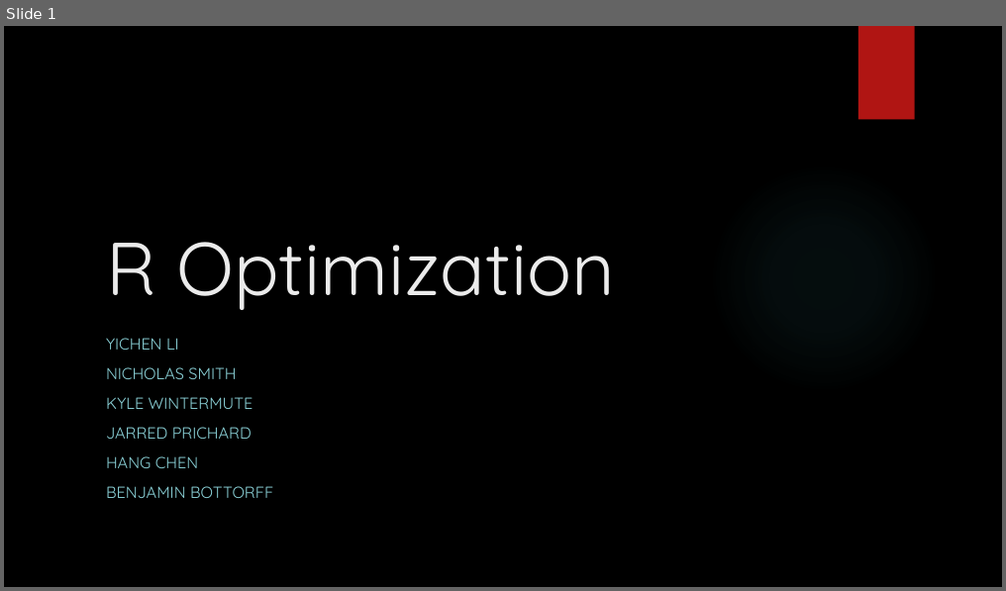
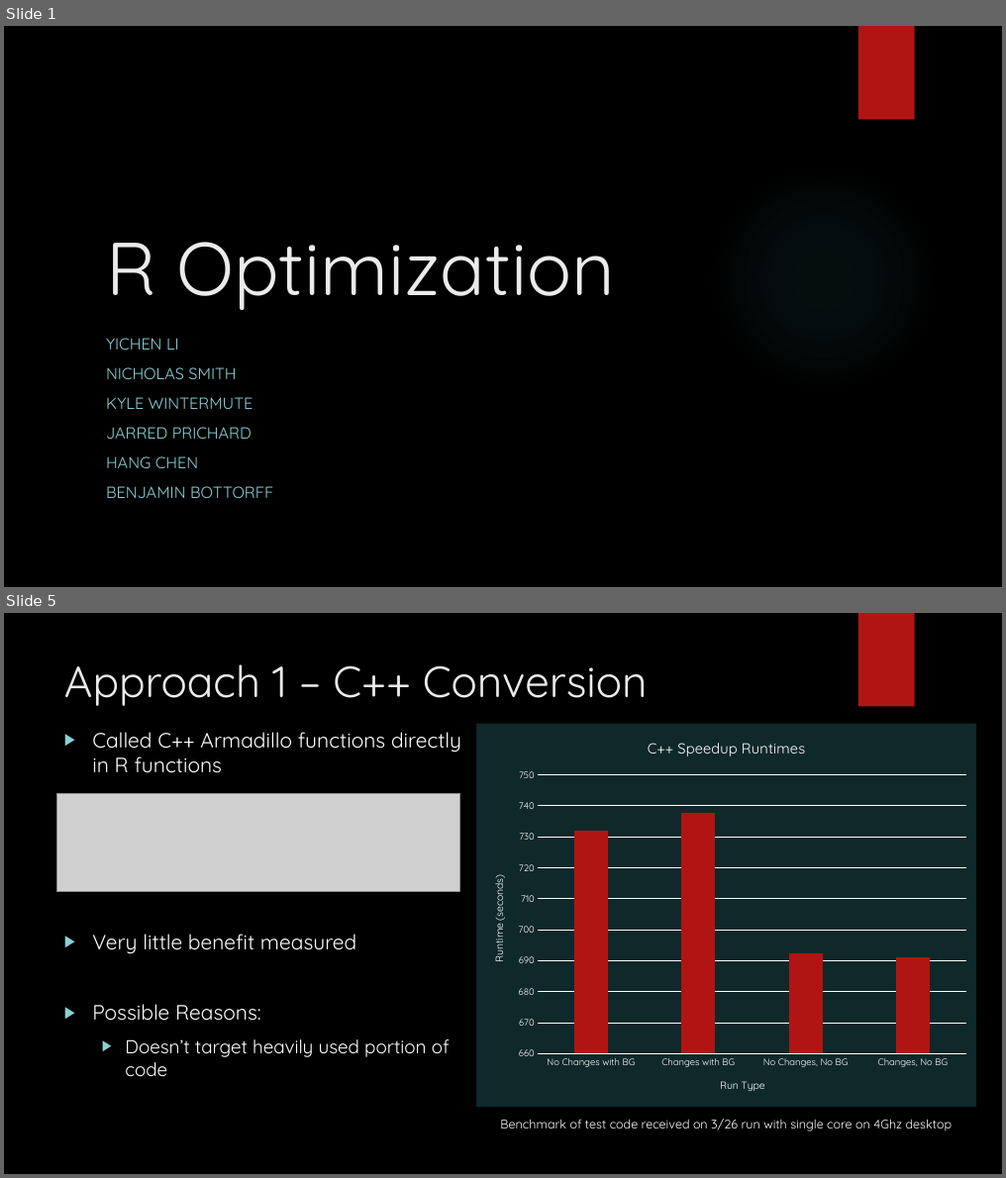
Before and after one commit to KWintermute/smp-project, a slide deck: se2presentation.pptx. Shown one above the other, each under a label of ours: slide 1 before the commit, slides 1 and 5 after it; the slides between them are not shown. The pictures are 1006x591 and 1006x1178 pixels, drawn with LibreOffice and Linux fonts; fonts in the diff are those of the drawing; grey boxes stand for pictures; background and template pictures are left out. Boxes give left, top, right and bottom in pixels: in the first picture for what was removed or moved away, otherwise in the second. Text is boxed around its words. In the diff, an @@ line names an element or a change of style, - is before the commit and + after.

```diff
--- a/se2presentation.pptx
+++ b/se2presentation.pptx
@@ slide 5 added at (4,613,1002,1174), background picture (left out); not listed: 2 template elements that a slide beside it also shows @@
@@ title added at (64,664,648,706), 42 pt, text #EBEBEB @@
+Approach 1 – C++ Conversion
@@ column chart added at (476,724,976,1108) @@
+title "C++ Speedup Runtimes "
+categories: No Changes with BG, Changes with BG, No Changes, No BG, Changes, No BG
+Series 1: 730, 740, 690, 690
@@ text added at (92,732,461,1076), 20 pt, text #FFFFFF @@
+▶ Called C++ Armadillo functions directly in R functions
+▶ Very little benefit measured
+▶ Possible Reasons:
+  ▶ Doesn’t target heavily used portion of code
@@ picture added at (57,793,460,891) @@
@@ text added at (500,1119,951,1132), 12 pt, text #FFFFFF @@
+Benchmark of test code received on 3/26 run with single core on 4Ghz desktop
```
Also in this commit, not shown: 1 slide changed, 5 other slides added, 4 slides removed.
